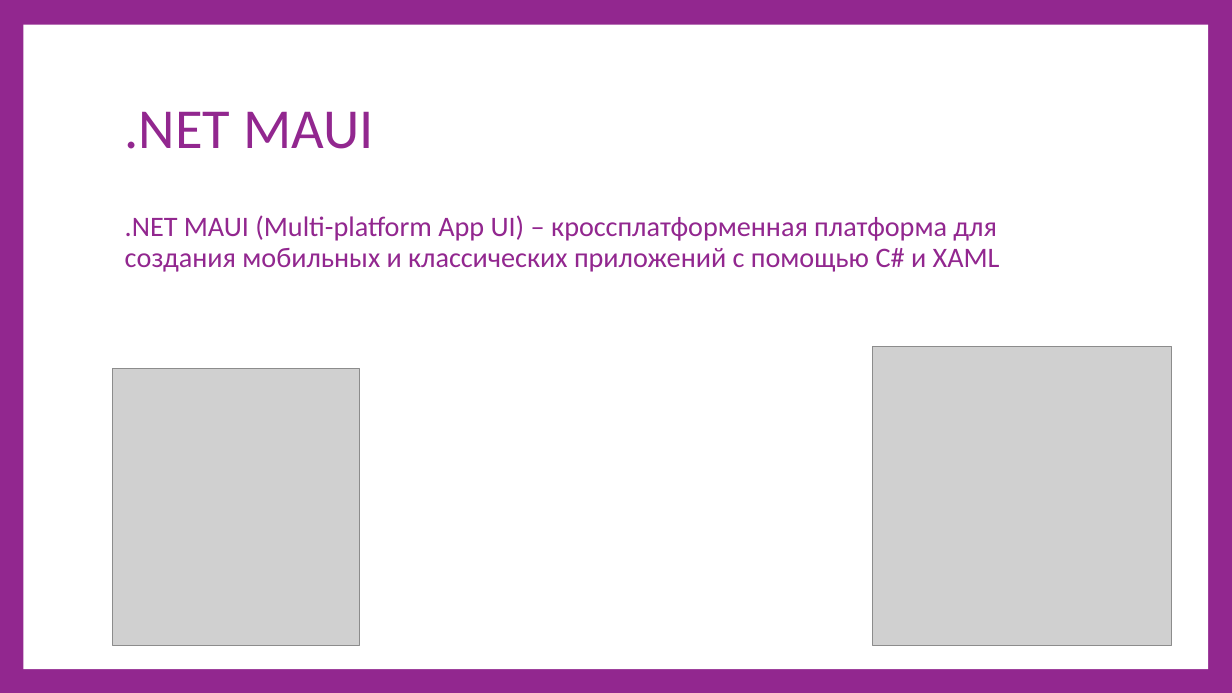
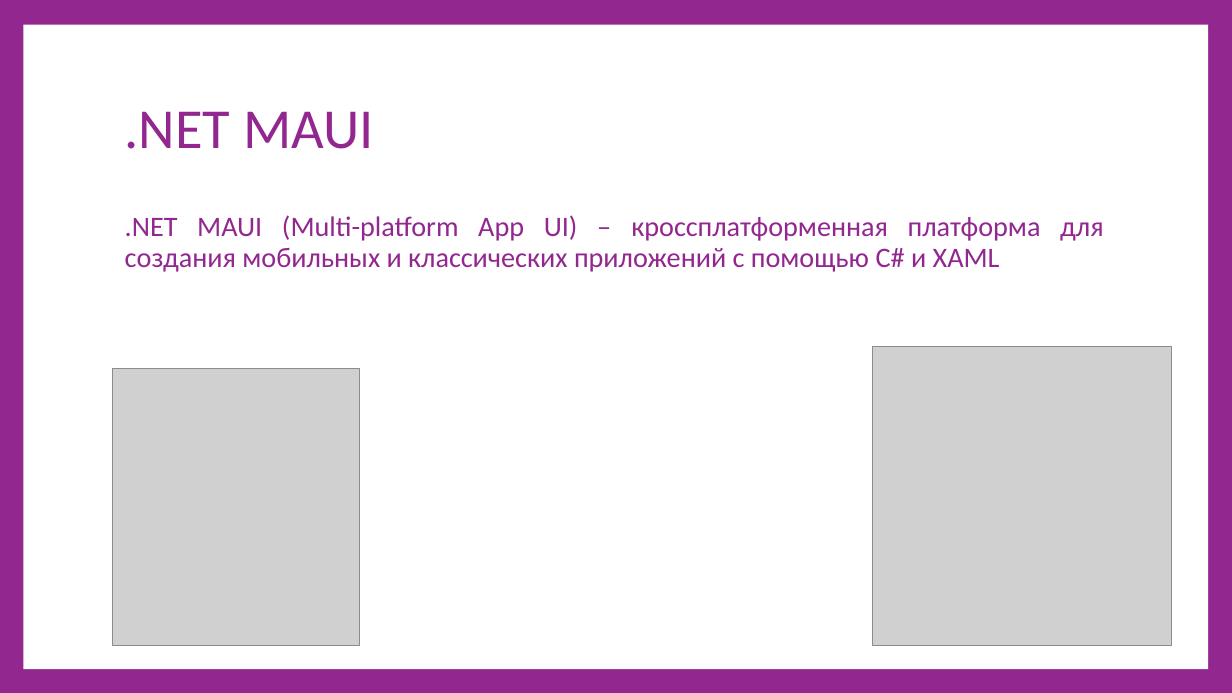
Before and after one commit to bakatwink/STOLOVKA, a slide deck: slide 6 of Система учета для столовых.pptx. Drawn at 1232x693 pixels with LibreOffice and Linux fonts; fonts in the diff are those of the drawing; grey boxes stand for pictures. Boxes give left, top, right and bottom in pixels: in the first picture for what was removed or moved away, otherwise in the second. Text is boxed around its words. In the diff, an @@ line names an element or a change of style, - is before the commit and + after.

```diff
--- a/Система учета для столовых.pptx
+++ b/Система учета для столовых.pptx
@@ text ".NET MAUI (Multi-platform App UI) ..." at [125, 215, 1103, 272]: alignment left to justified @@
```
Also in this commit, not shown: 4 other slides changed, 2 other files.
